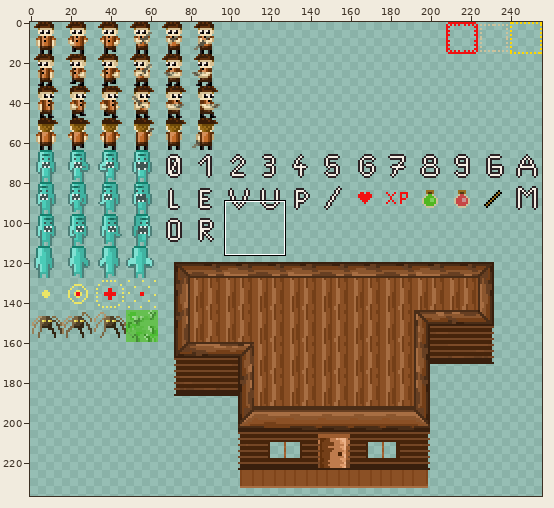
One commit to this sprite sheet: assets/RAW/sprites.png. Above, an overview of the earlier version with the close-up marked.
Close-up. Before the edit:
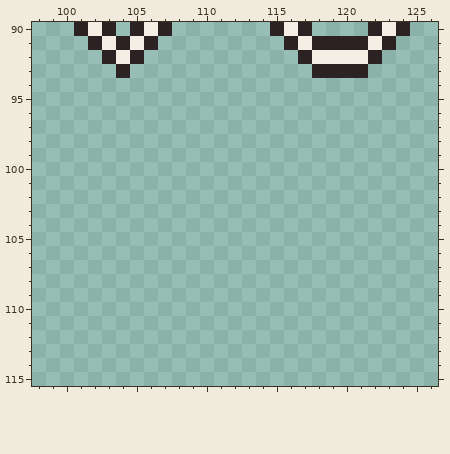
The file is 256x256 pixels. Pixels under 10% opacity are left out. Colours within 5 levels of each other are drawn and written as one. Shown: x 98..126, y 90..115. The wide view leaves out empty margins. The commit also changed other parts of the picture, which this record leaves out.
Now the later version:
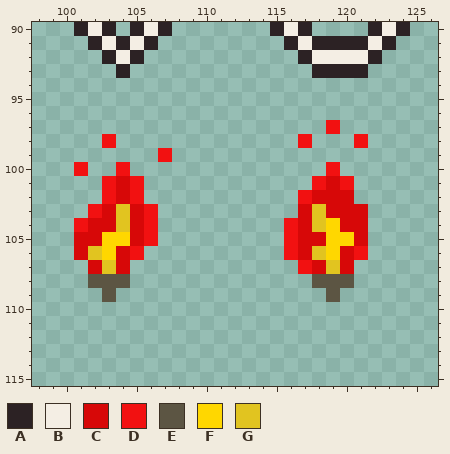
Palette (. is transparent): A #2c2224  B #f4eee4  C #d70808  D #f21111  E #5c5543  F #ffd700  G #e1c420
The edit:
Colour C is added in row 101 at x 104 and 119; in row 102 at x 104 and 118 to 120; in row 103 at x 103, 105, 117 and 119 to 121; in row 104 at x 102 to 103, 105, 117 and 120 to 121; in row 105 at x 101 to 102, 105, 117 to 118 and 121; in row 106 at x 101, 104, 117 and 120.
Colour C is added in row 107 at x 102, 104, 118 and 120.
Colour D is added in row 97 at x 119; in row 98 at x 103, 117 and 121; in row 99 at x 107; in row 100 at x 101, 104 and 119; in row 101 at x 103, 105, 118 and 120; in row 102 at x 103, 105 and 117.
Colour D is added in row 103 at x 102 and 106; in row 104 at x 101, 106 and 116; in row 105 at x 106 and 116; in row 106 at x 105, 116 and 121; in row 107 at x 117.
Colour E is added in row 108 at x 102 to 104 and 118 to 120; in row 109 at x 103 and 119.
Colour F is added in row 104 at x 119; in row 105 at x 103 to 104 and 119 to 120; in row 106 at x 103 and 119.
Colour G is added in rows 103 to 104 at x 104 and 118; in row 106 at x 102 and 118; in row 107 at x 103 and 119.
Boxes around the changes in both close-ups, in picture pixels (x1, y1, x2, y2):
added: (284, 120, 368, 302)
added: (74, 134, 172, 302)
